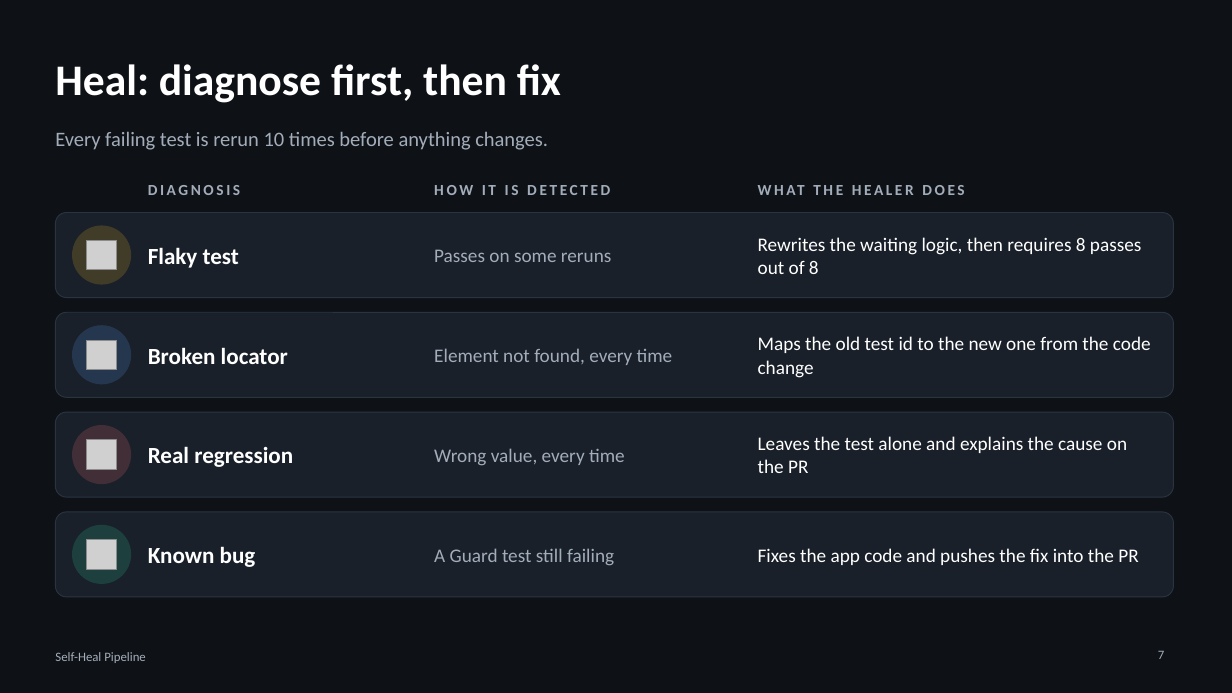
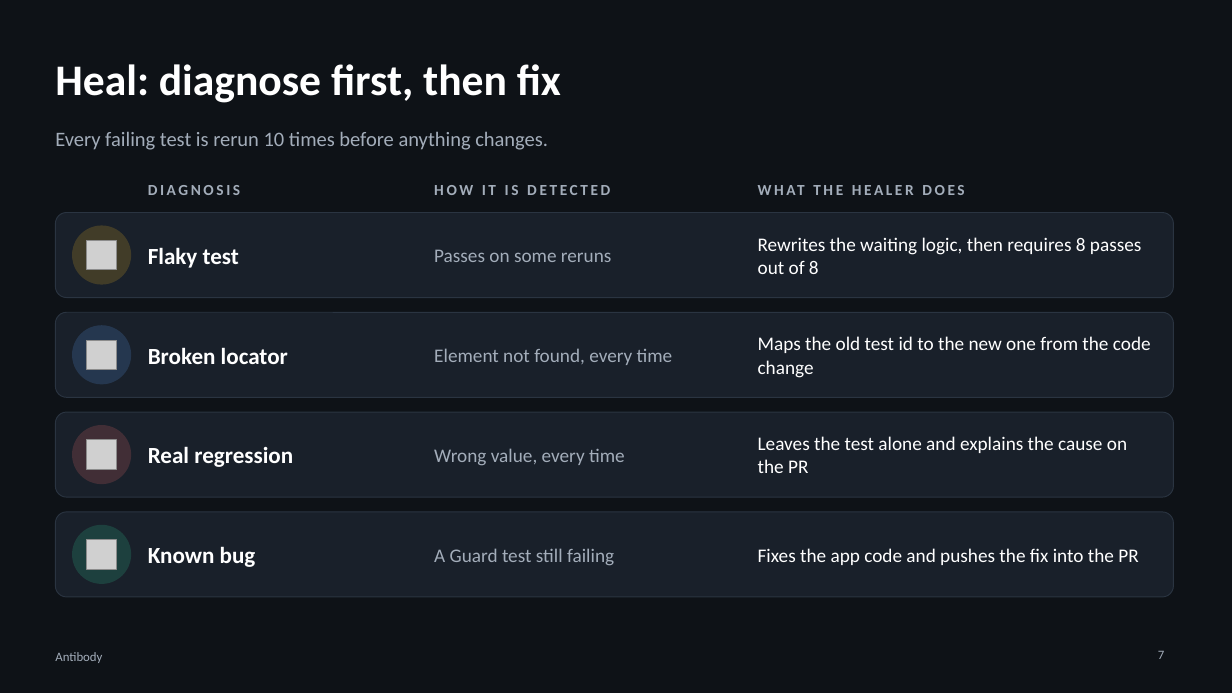
Before and after one commit to Sambaran25/SELF-HEAL-PIPELINE, a slide deck: slide 7 of presentation/self-heal-pipeline.pptx. Drawn at 1232x693 pixels with LibreOffice and Linux fonts; fonts in the diff are those of the drawing; grey boxes stand for pictures. Boxes give left, top, right and bottom in pixels: in the first picture for what was removed or moved away, otherwise in the second. Text is boxed around its words. In the diff, an @@ line names an element or a change of style, - is before the commit and + after.

```diff
--- a/presentation/self-heal-pipeline.pptx
+++ b/presentation/self-heal-pipeline.pptx
@@ text at [55,652,102,663]: text changed @@
-Self-Heal Pipeline
+Antibody
```
Also in this commit, not shown: 9 other slides changed, 2 other files.
